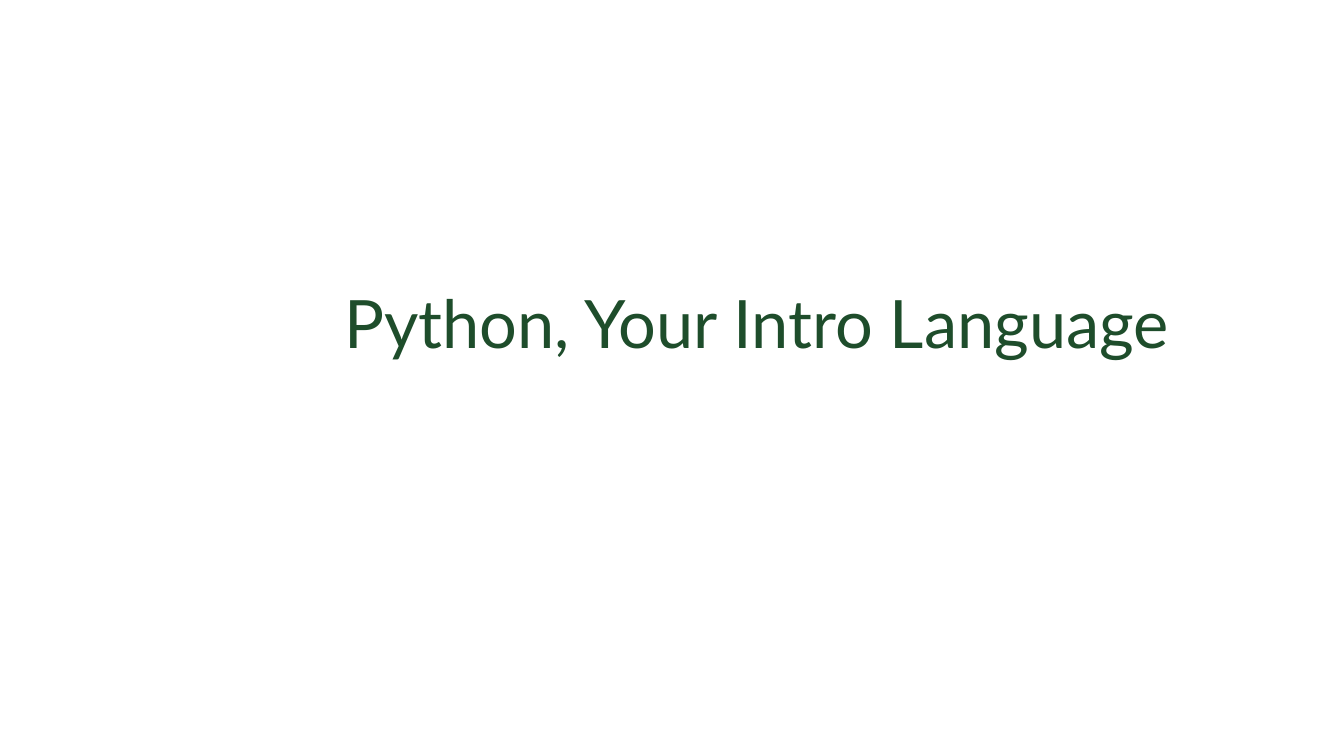
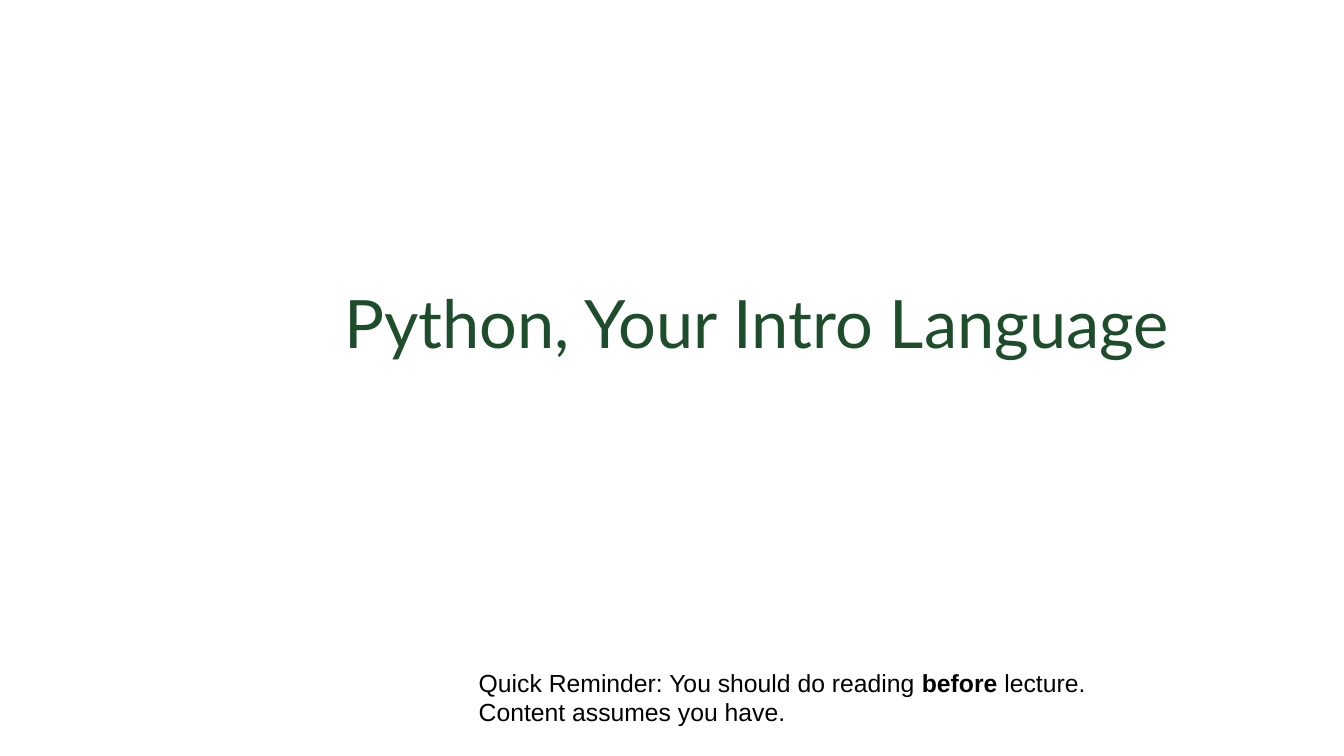
Before and after one commit to CSU-CS150B/handouts, a slide deck: slide 9 of Slides/On-Campus/01_HistoryAndIntro.pptx (slide 8 before the commit). Drawn at 1344x756 pixels with LibreOffice and Linux fonts; fonts in the diff are those of the drawing; background and template pictures are left out. Boxes give left, top, right and bottom in pixels: in the first picture for what was removed or moved away, otherwise in the second. Text is boxed around its words. In the diff, an @@ line names an element or a change of style, - is before the commit and + after.

```diff
--- a/Slides/On-Campus/01_HistoryAndIntro.pptx
+++ b/Slides/On-Campus/01_HistoryAndIntro.pptx
@@ text added at (479,674,1085,726), 20 pt, text #000000 @@
+Quick Reminder: You should do reading before lecture.
+Content assumes you have.
```
Also in this commit, not shown: 3 other slides changed, 3 slides added, 1 slide removed, 1 other file.
